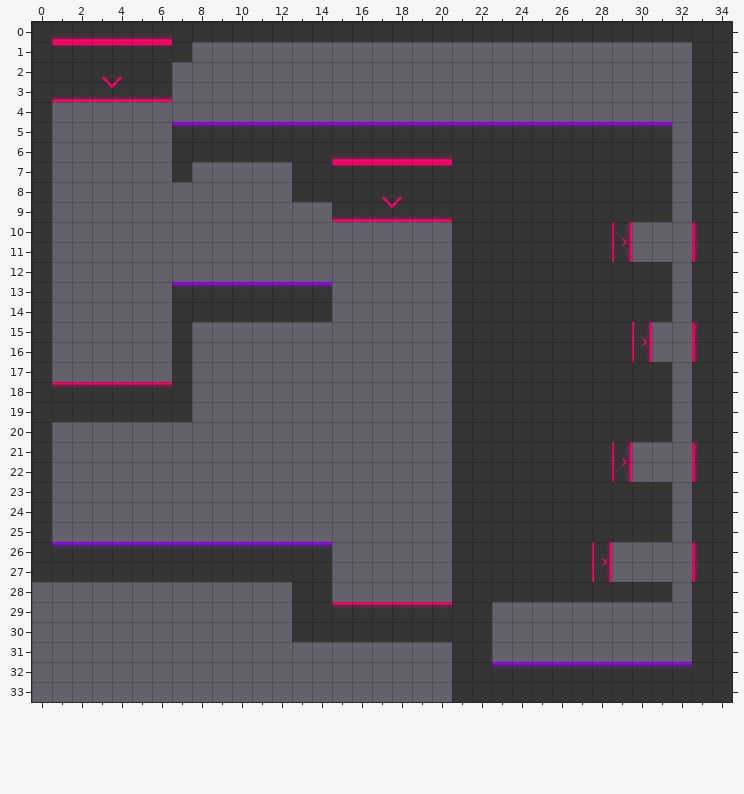
Two versions of a level (Tiled map, assets/data/lvl3.tmx). Above: the version before the commit.
Cells are 32x32 px. Shown: x 0..34, y 0..33.
The result:
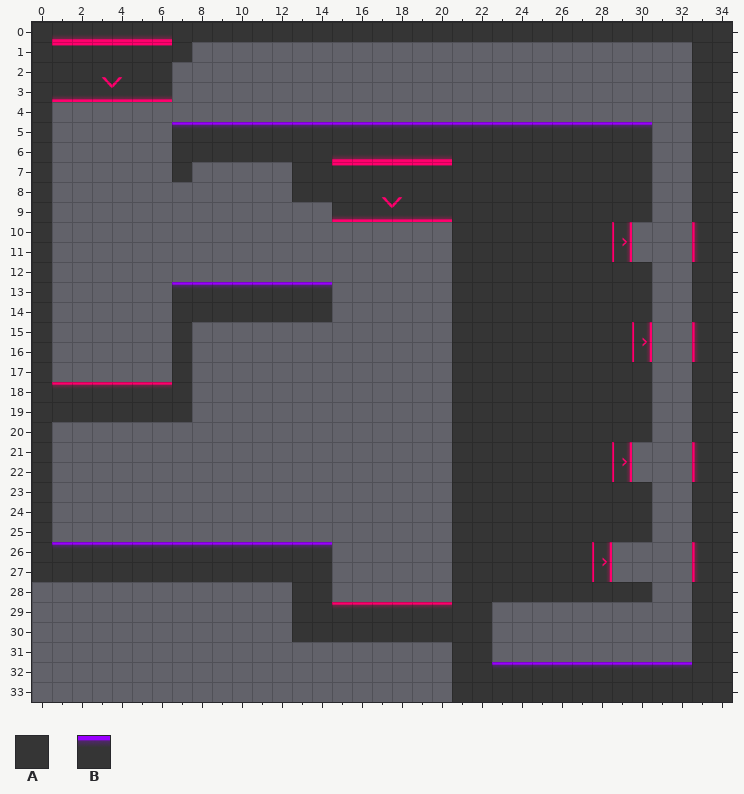
Key: from "main": A 0, B 2.
_ is an empty cell.
Edits made:
Layer "Tile Layer 1":
Tile A is removed in rows 6 to 9 at x 31; in rows 12 to 14 at x 31; in rows 17 to 20 at x 31; in rows 23 to 25 at x 31; in row 28 at x 31.
Tile B is removed in row 5 at x 31.
